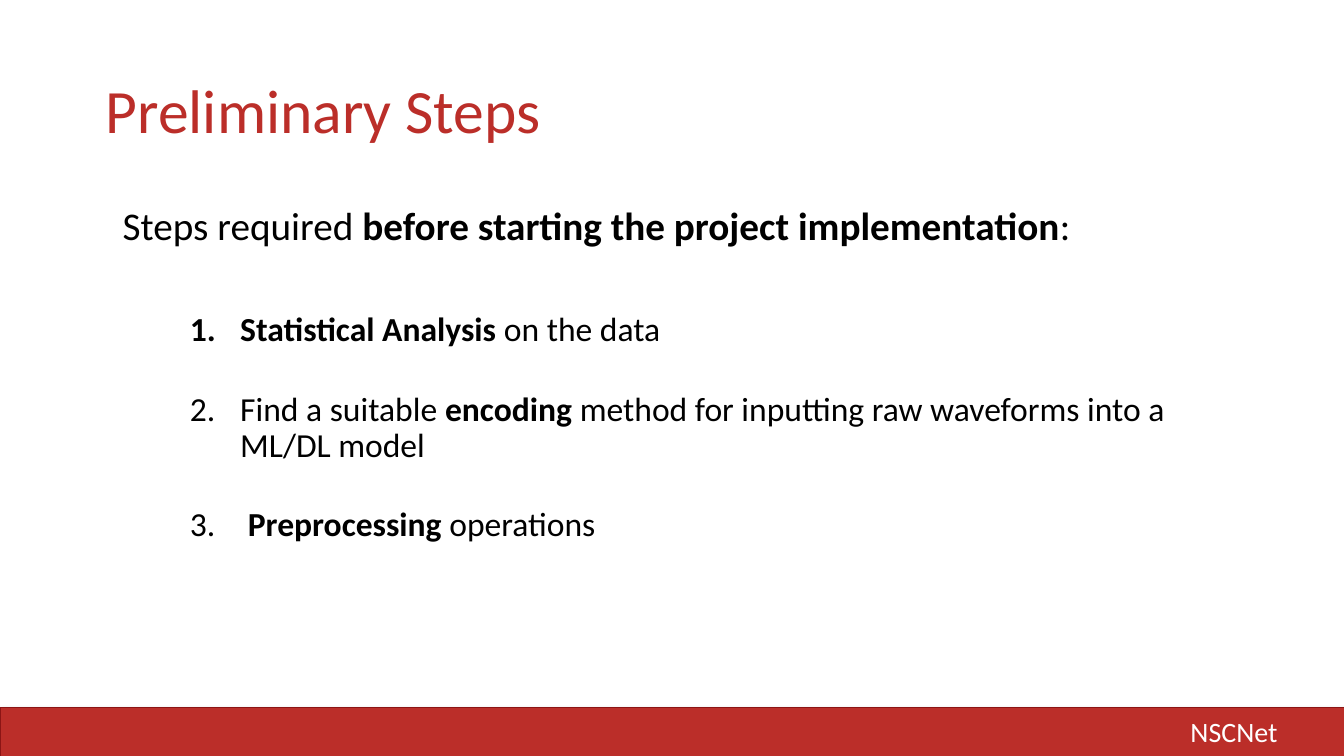
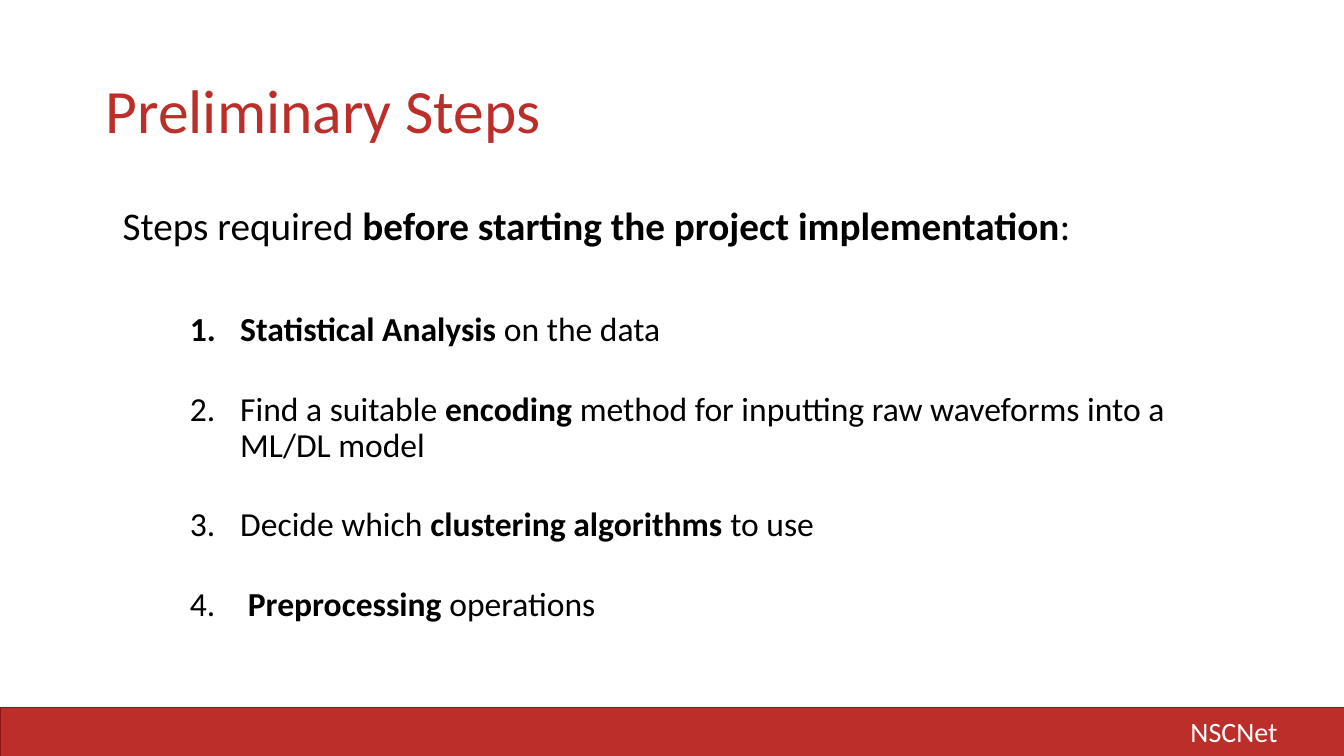
Before and after one commit to LIA-UniBo/NSCNet, a slide deck: slide 4 of docs/AII - Project Slides.pptx. Drawn at 1344x756 pixels with LibreOffice and Linux fonts; fonts in the diff are those of the drawing. Boxes give left, top, right and bottom in pixels: in the first picture for what was removed or moved away, otherwise in the second. Text is boxed around its words. In the diff, an @@ line names an element or a change of style, - is before the commit and + after.

```diff
--- a/docs/AII - Project Slides.pptx
+++ b/docs/AII - Project Slides.pptx
@@ text at bbox=[240, 512, 813, 542]: paragraph added @@
+  3. Decide which clustering algorithms to use
```
Also in this commit, not shown: 9 other slides changed, 1 slide removed.
